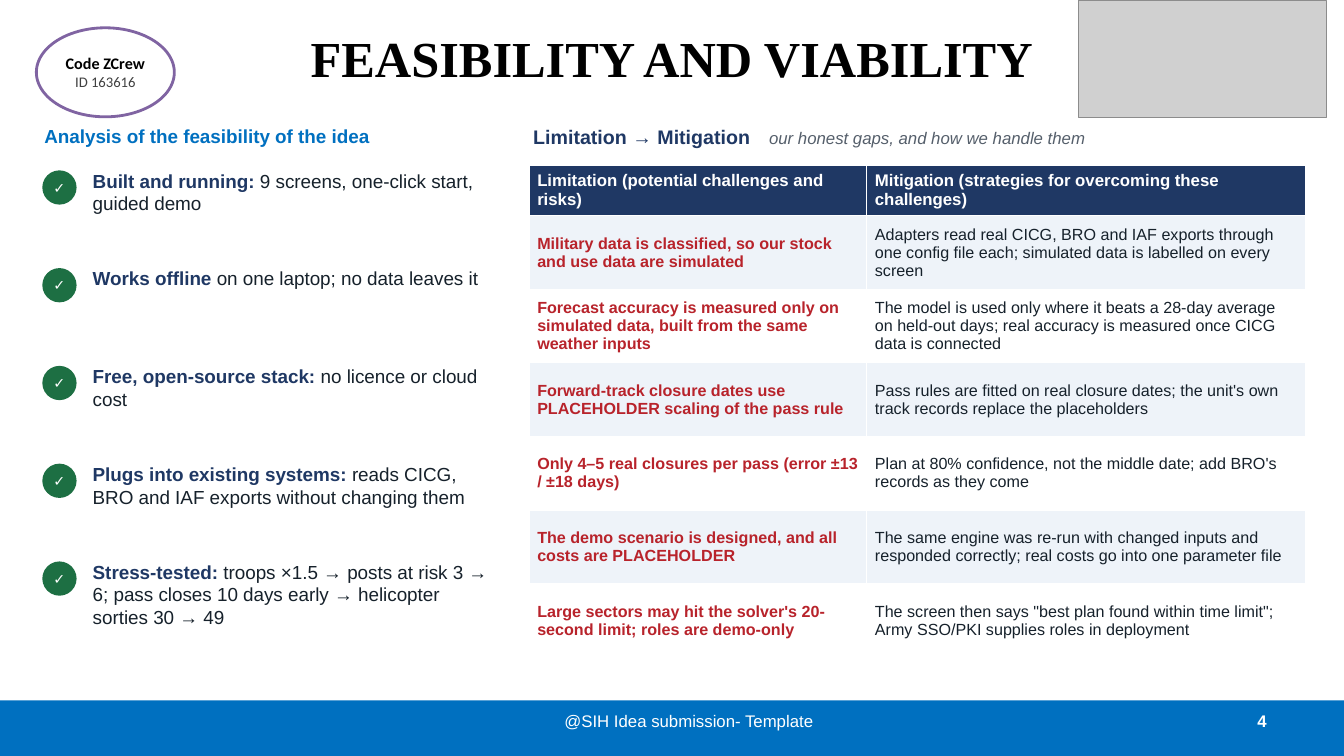
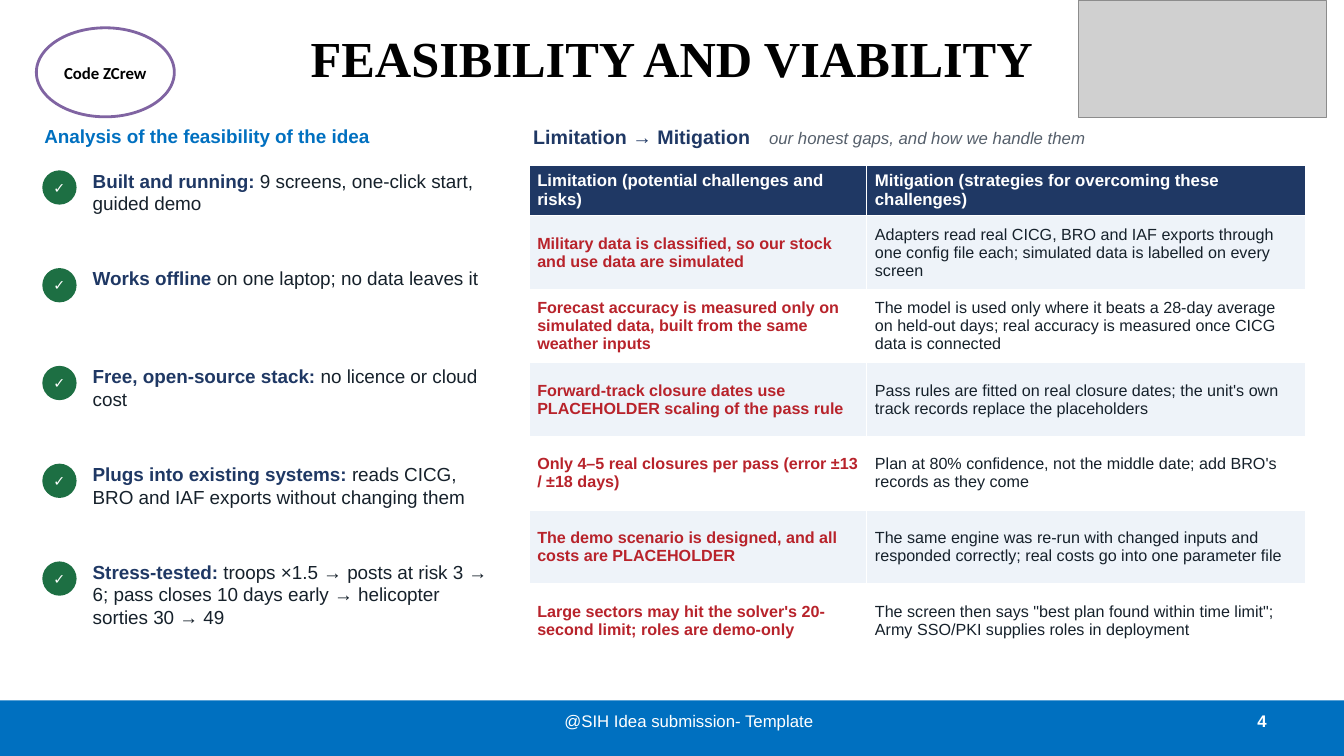
Before and after one commit to AtulSharmx/RASAD, a slide deck: slide 4 of ppt/RASAD_SIH26251.pptx. Drawn at 1344x756 pixels with LibreOffice and Linux fonts; fonts in the diff are those of the drawing; grey boxes stand for pictures. Boxes give left, top, right and bottom in pixels: in the first picture for what was removed or moved away, otherwise in the second. Text is boxed around its words. In the diff, an @@ line names an element or a change of style, - is before the commit and + after.

```diff
--- a/ppt/RASAD_SIH26251.pptx
+++ b/ppt/RASAD_SIH26251.pptx
@@ ellipse "Code ZCrew" at (36,28,174,117): size 11.5 to 12 pt @@
@@ text in ellipse at (75,77,135,87): paragraph removed @@
-ID 163616
```
Also in this commit, not shown: 4 other slides changed, 2 other files.
